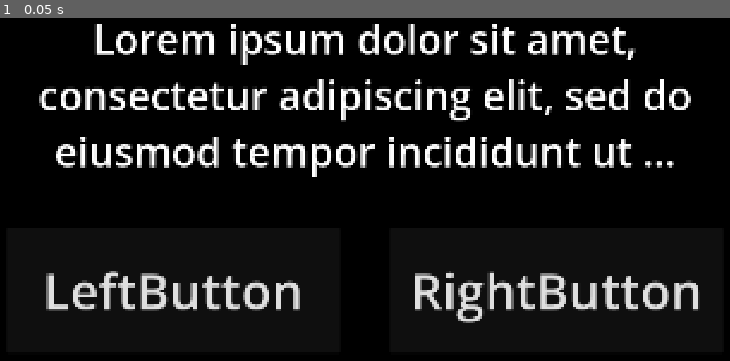
Above: before the commit, frame 1.
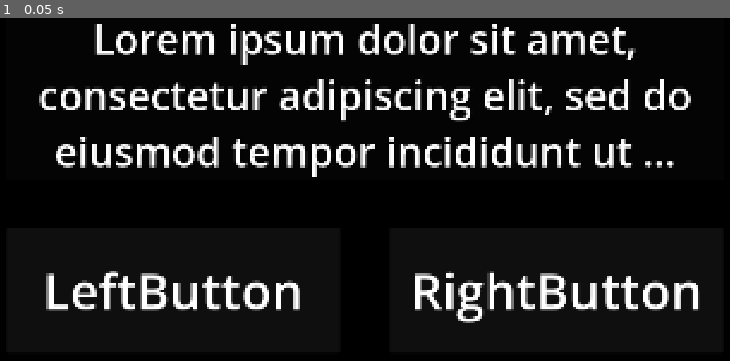
Above: after the commit, the same moment.

Repository: NyaaDoodle/team-questionnaire
Game: Godot game, scene res://scenes/question_screen.tscn
Two runs of this game, one before a commit and one after it. Both use one fixed random seed, a clock stepped at 60 frames per second and the inputs below. This scene is started directly instead of the project's main scene.
Inputs:
- Up to frame 1 (0.05 s): no input

The runs differ from the first frame. In frame 1, 2.5% of the frame differs, in the area x 6-96%, y 74-89%.

Commit message:
Basic QuestionScreen functionality implemented

Diff:
--- a/project.godot
+++ b/project.godot
@@ -30,6 +30,16 @@
 "events": [Object(InputEventMouseButton,"resource_local_to_scene":false,"resource_name":"","device":-1,"window_id":0,"a …(257 unchanged characters)…
 ]
 }
+close_game={
+"deadzone": 0.2,
+"events": [Object(InputEventKey,"resource_local_to_scene":false,"resource_name":"","device":-1,"window_id":0,"alt_pressed":false,"shift_pressed":false,"ctrl_pressed":false,"meta_pressed":false,"pressed":false,"keycode":0,"physical_keycode":4194305,"key_label":0,"unicode":0,"location":0,"echo":false,"script":null)
+]
+}
+close_question_screen={
+"deadzone": 0.2,
+"events": [Object(InputEventMouseButton,"resource_local_to_scene":false,"resource_name":"","device":-1,"window_id":0,"alt_pressed":false,"shift_pressed":false,"ctrl_pressed":false,"meta_pressed":false,"button_mask":1,"position":Vector2(606, 15),"global_position":Vector2(615, 63),"factor":1.0,"button_index":1,"canceled":false,"pressed":true,"double_click":false,"script":null)
+]
+}
 
 [physics]
 
--- a/scenes/question_screen.tscn
+++ b/scenes/question_screen.tscn
@@ -29,7 +29,12 @@
 offset_top = 610.0
 offset_right = 900.0
 offset_bottom = 910.0
-theme_override_colors/icon_normal_color = Color(1, 1, 1, 1)
+theme_override_colors/font_color = Color(1, 1, 1, 1)
+theme_override_colors/font_focus_color = Color(1, 1, 1, 1)
+theme_override_colors/font_pressed_color = Color(1, 1, 1, 1)
+theme_override_colors/font_hover_color = Color(1, 1, 1, 1)
+theme_override_colors/font_hover_pressed_color = Color(1, 1, 1, 1)
+theme_override_colors/font_disabled_color = Color(1, 1, 1, 1)
 text = "LeftButton
 "
 
@@ -39,8 +44,22 @@
 offset_top = 610.0
 offset_right = 1820.0
 offset_bottom = 910.0
+theme_override_colors/font_color = Color(1, 1, 1, 1)
+theme_override_colors/font_focus_color = Color(1, 1, 1, 1)
+theme_override_colors/font_pressed_color = Color(1, 1, 1, 1)
+theme_override_colors/font_hover_color = Color(1, 1, 1, 1)
+theme_override_colors/font_hover_pressed_color = Color(1, 1, 1, 1)
+theme_override_colors/font_disabled_color = Color(1, 1, 1, 1)
 text = "RightButton
 "
+
+[node name="QuestionBackground" type="ColorRect" parent="." unique_id=2010451291]
+layout_mode = 0
+offset_left = 100.0
+offset_top = 90.0
+offset_right = 1820.0
+offset_bottom = 492.0
+color = Color(0.039215688, 0.039215688, 0.039215688, 0.39215687)
 
 [node name="QuestionLabel" parent="." unique_id=343454502 instance=ExtResource("2_ynd44")]
 layout_mode = 0
--- a/scripts/game_manager.gd
+++ b/scripts/game_manager.gd
@@ -2,5 +2,36 @@
 
 @onready var screen_loader: ScreenLoader = $ScreenLoader
 
+var teams: Array[TeamState] = []
+
 func _ready() -> void:
-    pass
+    _start_game()
+
+func _input(event: InputEvent) -> void:
+    if event.is_action_pressed("close_game"):
+        get_tree().quit()
+
+func _start_game() -> void:
+    _prepare_teams()
+
+func _prepare_teams() -> void:
+    _prepare_red_team()
+    _prepare_blue_team()
+
+func _prepare_red_team() -> void:
+    var question1: Question = Question.new("Red Question 1", "Correct", "Incorrect", Question.AnswerChoice.LeftAnswer)
+    var question2: Question = Question.new("Red Question 2", "Correct", "Incorrect", Question.AnswerChoice.RightAnswer)
+    var question3: Question = Question.new("Red Question 3", "Correct", "Incorrect", Question.AnswerChoice.LeftAnswer)
+    var questions: Array[Question] = [question1, question2, question3]
+    var red_team_data: TeamData = TeamData.new(1, "Team Red", Color.RED, questions)
+    var red_team_state: TeamState = TeamState.new(red_team_data)
+    teams.append(red_team_state)
+
+func _prepare_blue_team() -> void:
+    var question1: Question = Question.new("Blue Question 1", "Correct", "Incorrect", Question.AnswerChoice.RightAnswer)
+    var question2: Question = Question.new("Blue Question 2", "Correct", "Incorrect", Question.AnswerChoice.LeftAnswer)
+    var question3: Question = Question.new("Blue Question 3", "Correct", "Incorrect", Question.AnswerChoice.RightAnswer)
+    var questions: Array[Question] = [question1, question2, question3]
+    var blue_team_data: TeamData = TeamData.new(2, "Team Blue", Color.BLUE, questions)
+    var blue_team_state: TeamState = TeamState.new(blue_team_data)
+    teams.append(blue_team_state)
--- a/scripts/question.gd
+++ b/scripts/question.gd
@@ -6,3 +6,12 @@
 var left_answer_string: String
 var right_answer_string: String
 var correct_answer: AnswerChoice
+
+func _init(input_question_string: String,
+           input_left_answer_string: String,
+           input_right_answer_string: String,
+           input_correct_answer: AnswerChoice):
+    question_string = input_question_string
+    left_answer_string = input_left_answer_string
+    right_answer_string = input_right_answer_string
+    correct_answer = input_correct_answer
--- a/scripts/question_screen.gd
+++ b/scripts/question_screen.gd
@@ -1,22 +1,63 @@
 class_name QuestionScreen extends GameScreen
+
+signal correct_answer_chosen
+signal wrong_answer_chosen
 
 @onready var question_label: Label = $QuestionLabel
 @onready var left_answer_button: Button = $LeftAnswerButton
 @onready var right_answer_button: Button = $RightAnswerButton
 
+var correct_answer_button: Button
+var wrong_answer_button: Button
+var is_answer_chosen: bool = false
+
+func _input(event: InputEvent) -> void:
+	if is_answer_chosen and event.is_action_pressed("close_question_screen"):
+		requested_close.emit()
+
 func setup(question: Question, background_color: Color) -> void:
-	set_labels(question.question_string,
+	_set_labels(question.question_string,
 	 question.left_answer_string,
 	 question.right_answer_string)
-	set_buttons()
+	_set_buttons(question.correct_answer)
 	change_background_color(background_color)
 
-func set_labels(question_string: String,
+func _set_labels(question_string: String,
 				left_button_string: String,
 				right_button_string: String) -> void:
 	question_label.text = question_string
 	left_answer_button.text = left_button_string
 	right_answer_button.text = right_button_string
 
-func set_buttons() -> void:
-	pass
+func _set_buttons(correct_answer: Question.AnswerChoice) -> void:
+	var is_left_button_correct_answer: bool = (correct_answer == Question.AnswerChoice.LeftAnswer)
+	correct_answer_button = left_answer_button if is_left_button_correct_answer else right_answer_button
+	wrong_answer_button = right_answer_button if is_left_button_correct_answer else left_answer_button
+	correct_answer_button.pressed.connect(_on_correct_answer_button_pressed)
+	wrong_answer_button.pressed.connect(_on_wrong_answer_button_pressed)
+
+func _on_correct_answer_button_pressed() -> void:
+	_disable_buttons()
+	_color_button(correct_answer_button, Color.GREEN)
+	correct_answer_chosen.emit()
+	is_answer_chosen = true
+
+func _on_wrong_answer_button_pressed() -> void:
+	_disable_buttons()
+	_color_button(wrong_answer_button, Color.RED)
+	_color_button(correct_answer_button, Color.GREEN)
+	wrong_answer_chosen.emit()
+	is_answer_chosen = true
+
+func _disable_buttons() -> void:
+	left_answer_button.disabled = true
+	right_answer_button.disabled = true
+
+func _color_button(button: Button, color: Color) -> void:
+	var stylebox = button.get_theme_stylebox("normal").duplicate()
+	stylebox.bg_color = color
+	button.add_theme_stylebox_override("normal", stylebox)
+	button.add_theme_stylebox_override("pressed", stylebox)
+	button.add_theme_stylebox_override("hover", stylebox)
+	button.add_theme_stylebox_override("disabled", stylebox)
+	button.add_theme_stylebox_override("focus", stylebox)
--- a/scripts/results_screen.gd
+++ b/scripts/results_screen.gd
@@ -3,7 +3,7 @@
 @onready var left_hand_label: Label = $LeftHandLabel
 @onready var right_hand_label: Label = $RightHandLabel
 
-func _input(event) -> void:
+func _input(event: InputEvent) -> void:
 	if event.is_action_pressed("close_results_screen"):
 		requested_close.emit()
 
--- /dev/null
+++ b/scripts/team_cyclic_queue.gd
@@ -0,0 +1 @@
+class_name TeamCyclicQueue
--- a/scripts/team_data.gd
+++ b/scripts/team_data.gd
@@ -4,3 +4,9 @@
 var name: String
 var color: Color
 var questions: Array[Question]
+
+func _init(input_id: int, input_name: String, input_color: Color, input_questions: Array[Question]) -> void:
+    id = input_id
+    name = input_name
+    color = input_color
+    questions = input_questions
--- a/scripts/team_state.gd
+++ b/scripts/team_state.gd
@@ -3,3 +3,8 @@
 var team_data: TeamData
 var score: int
 var current_question: int
+
+func _init(input_team_data: TeamData) -> void:
+    team_data = input_team_data
+    score = 0
+    current_question = 0
Not shown, added: scripts/team_cyclic_queue.gd.uid
